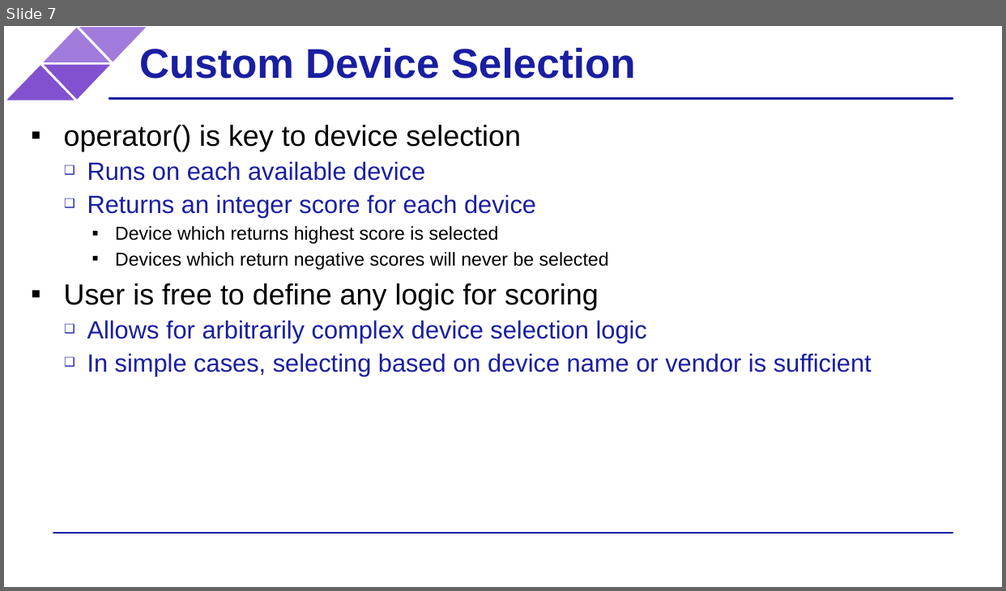
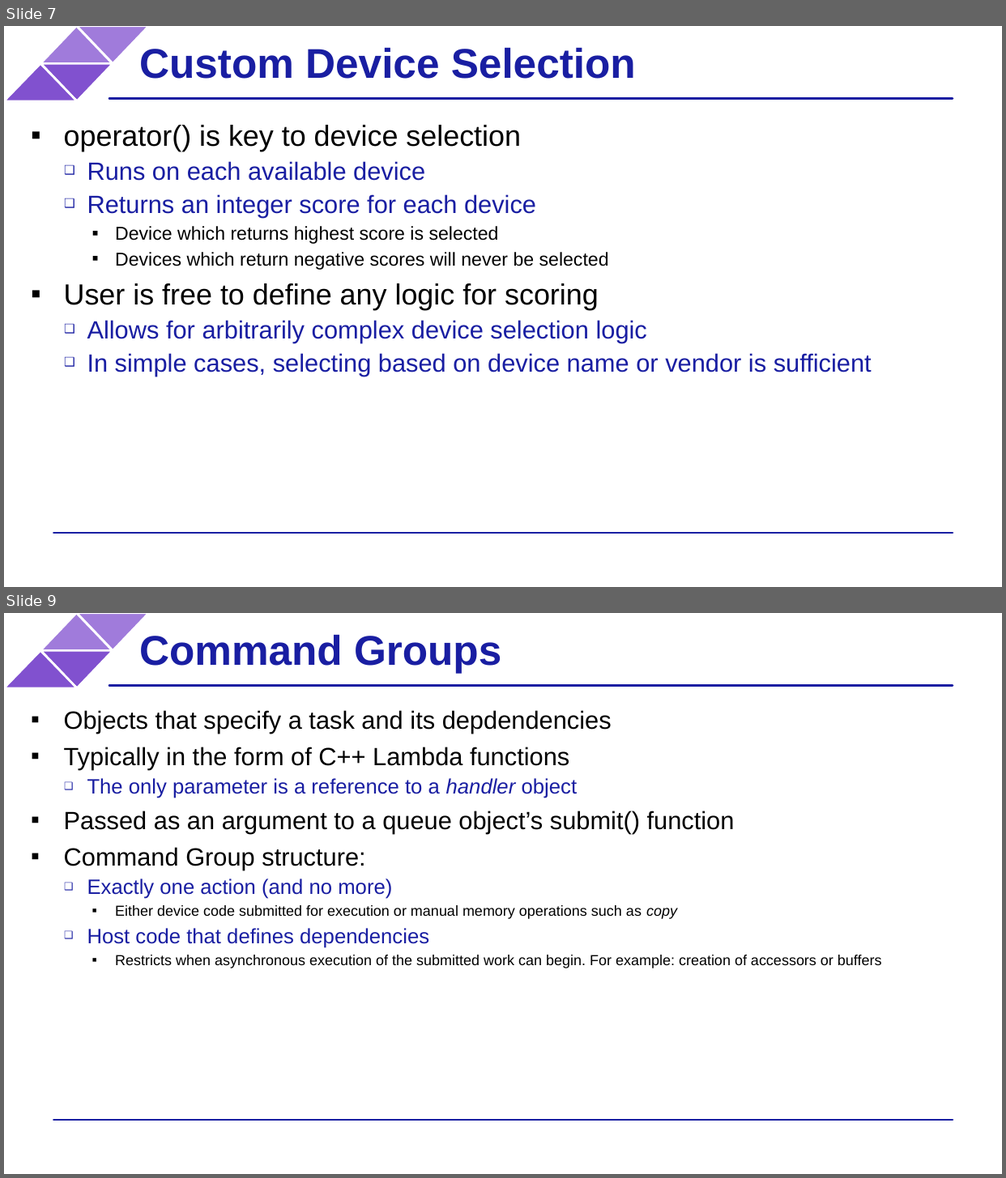
Before and after one commit to BenjaminMFindley/Reconfig-2-SYCL-DPCPP, a slide deck: Slides/SYCL intro.pptx. Shown one above the other, each under a label of ours: slide 7 before the commit, slides 7 and 9 after it; the slides between them are not shown. The pictures are 1006x591 and 1006x1178 pixels, drawn with LibreOffice and Linux fonts; fonts in the diff are those of the drawing; background and template pictures are left out. Boxes give left, top, right and bottom in pixels: in the first picture for what was removed or moved away, otherwise in the second. Text is boxed around its words. In the diff, an @@ line names an element or a change of style, - is before the commit and + after.

Commit message:
Data management, USM, Buffers

```diff
--- a/Slides/SYCL intro.pptx
+++ b/Slides/SYCL intro.pptx
@@ slide 9 added at <box>4,613,1002,1174</box>, background #FFFFFF; not listed: 6 template elements that a slide beside it also shows @@
@@ title added at <box>139,634,501,673</box>, 40 pt, text #191EA2, bold @@
+Command Groups
@@ text added at <box>64,710,882,969</box>, 14 pt, text #000000 @@
+▪ Objects that specify a task and its depdendencies
+▪ Typically in the form of C++ Lambda functions
+  ❑ The only parameter is a reference to a handler object
+▪ Passed as an argument to a queue object’s submit() function
+▪ Command Group structure:
+  ❑ Exactly one action (and no more)
+    ▪ Either device code submitted for execution or manual memory operations such as copy
+  ❑ Host code that defines dependencies
+    ▪ Restricts when asynchronous execution of the submitted work can begin. For example: creation of accessors or buffers
```
Also in this commit, not shown: 1 slide changed, 6 other slides added, 1 other file.
